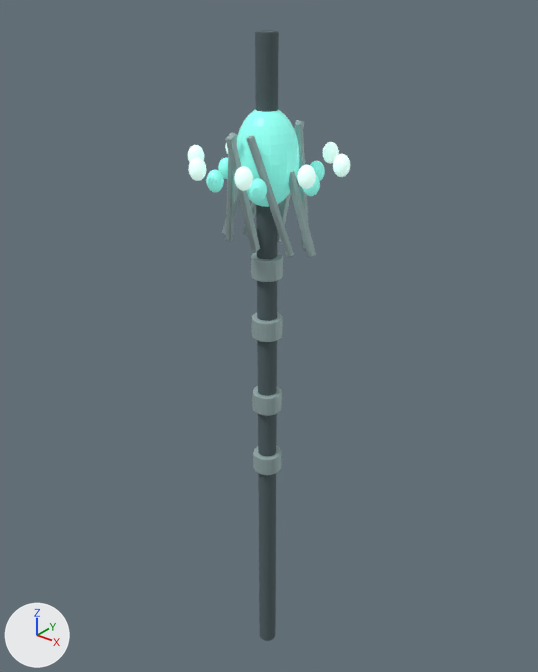
Two versions of the Blender file assets/models/source/staff-spirit-master.blend, one commit apart.
The view is the same before and after, from a camera (50 mm lens) standing at (1.8, -2.23, 1.58) and looking at (-0.06, 0.09, 0.14). Every picture has the same lights, and +X, +Y and +Z are marked at lower left. The picture after the commit comes second.

The scene before the commit, as lines of its bpy script (objects in view):
```python
ob_band_0_24 = bpy.data.objects.new('band-0.24', me_band_0_24)
ob_band_0_24.location = (0.0, 0.0, 0.24)
ob_band_0_51 = bpy.data.objects.new('band-0.51', me_band_0_51)
ob_band_0_51.location = (0.0, 0.0, 0.51)
ob_band__0_44 = bpy.data.objects.new('band--0.44', me_band__0_44)
ob_band__0_44.location = (0.0, 0.0, -0.44)
ob_reliquary = bpy.data.objects.new('reliquary', me_reliquary)
ob_reliquary.location = (0.0, 0.0, 0.95)
ob_reliquary_rib_0 = bpy.data.objects.new('reliquary-rib-0', me_reliquary_rib_0)
ob_reliquary_rib_0.location = (0.14, 0.0, 0.83)
ob_reliquary_rib_1 = bpy.data.objects.new('reliquary-rib-1', me_reliquary_rib_1)
ob_reliquary_rib_1.location = (0.099, -0.099, 0.83)
ob_reliquary_rib_2 = bpy.data.objects.new('reliquary-rib-2', me_reliquary_rib_2)
ob_reliquary_rib_2.location = (0.0, -0.14, 0.83)
ob_reliquary_rib_3 = bpy.data.objects.new('reliquary-rib-3', me_reliquary_rib_3)
ob_reliquary_rib_3.location = (-0.099, -0.099, 0.83)
ob_shaft = bpy.data.objects.new('shaft', me_shaft)
ob_shaft.location = (0.0, 0.0, -0.08)
```
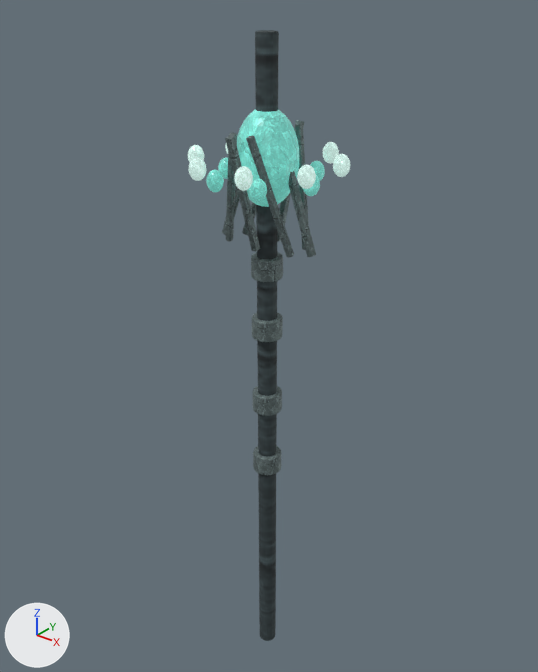
Boxes [x1, y1, x2, y2] around the edits, measured in the pictures (538 x 672 px):
'shaft', surface changed
    both: [255, 30, 279, 641]
'reliquary', surface changed
    both: [237, 110, 299, 207]
'reliquary-rib-1', surface changed (darker)
    both: [246, 136, 294, 257]
'reliquary-rib-2', surface changed (darker)
    both: [225, 135, 260, 252]
'band-0.51', surface changed (light grey to grey)
    both: [251, 252, 283, 282]
'reliquary-rib-0', surface changed (darker)
    both: [288, 171, 316, 257]
'band-0.24', surface changed (light grey to grey)
    both: [252, 312, 283, 342]
'band--0.12', surface changed (light grey to grey)
    both: [253, 386, 282, 416]
'reliquary-rib-3', surface changed (darker)
    both: [226, 132, 237, 242]
'band--0.44', surface changed (light grey to grey)
    both: [253, 446, 281, 475]
'reliquary-rib-7', surface changed (darker)
    both: [295, 125, 309, 250]
'echo-1-1', surface changed
    both: [234, 166, 253, 191]
'echo-1-0', surface changed
    both: [297, 165, 316, 189]
'echo-1-2', surface changed
    both: [188, 157, 206, 181]
'echo-0-1', surface changed
    both: [249, 178, 267, 202]
'echo-1-7', surface changed
    both: [333, 154, 350, 177]
'echo-0-2', surface changed
    both: [206, 170, 224, 192]
'echo-1-6', surface changed
    both: [323, 142, 339, 164]
'reliquary-rib-6', surface changed
    both: [278, 120, 304, 241]
'echo-1-3', surface changed
    both: [188, 145, 204, 162]
'echo-0-5', surface changed
    both: [310, 161, 325, 181]
'echo-0-3', surface changed
    both: [218, 157, 228, 179]
'echo-0-0', surface changed
    both: [303, 175, 320, 196]
'reliquary-rib-4', surface changed
    both: [222, 184, 240, 235]
'reliquary-rib-5', surface changed
    both: [242, 202, 256, 235]
'echo-1-4', surface changed
    both: [225, 144, 228, 154]

Diff of the bpy script that builds the scene:
```diff
--- a/assets/models/source/staff-spirit-master.blend.py
+++ b/assets/models/source/staff-spirit-master.blend.py
@@ mat_magenheim_spirit_dark_wood @@
 n0 = _N.new('ShaderNodeBsdfPrincipled'); n0.name = 'Principled BSDF'
-n0.inputs[0].default_value = (0.08, 0.12, 0.13, 1.0)  # 'Base Color', greyish cyan #506165
 n0.inputs[2].default_value = 0.78  # 'Roughness'
 n1 = _N.new('ShaderNodeOutputMaterial'); n1.name = 'Material Output'
+n2 = _N.new('ShaderNodeTexImage'); n2.name = 'Image Texture'
+n2.image = img_magenheim_authored_surface_timber_authored
+n3 = _N.new('ShaderNodeMixRGB'); n3.name = 'Mix (Legacy)'
+n3.blend_type = 'MULTIPLY'
+n3.inputs[0].default_value = 1.0  # 'Factor'
+n3.inputs[2].default_value = (0.08, 0.12, 0.13, 1.0)  # 'Color2', greyish cyan #506165
 _L.new(n0.outputs[0], n1.inputs[0])  # 'BSDF' to 'Surface'
+_L.new(n2.outputs[0], n3.inputs[1])  # 'Color' to 'Color1'
+_L.new(n3.outputs[0], n0.inputs[0])  # 'Color' to 'Base Color'
@@ mat_magenheim_spirit_silver @@
 n0 = _N.new('ShaderNodeBsdfPrincipled'); n0.name = 'Principled BSDF'
-n0.inputs[0].default_value = (0.42, 0.55, 0.55, 1.0)  # 'Base Color', light grey #adc4c4
 n0.inputs[1].default_value = 0.56  # 'Metallic'
@@ mat_magenheim_spirit_silver @@
 n1 = _N.new('ShaderNodeOutputMaterial'); n1.name = 'Material Output'
+n2 = _N.new('ShaderNodeTexImage'); n2.name = 'Image Texture'
+n2.image = img_magenheim_authored_surface_metal_authored
+n3 = _N.new('ShaderNodeMixRGB'); n3.name = 'Mix (Legacy)'
+n3.blend_type = 'MULTIPLY'
+n3.inputs[0].default_value = 1.0  # 'Factor'
+n3.inputs[2].default_value = (0.42, 0.55, 0.55, 1.0)  # 'Color2', light grey #adc4c4
 _L.new(n0.outputs[0], n1.inputs[0])  # 'BSDF' to 'Surface'
+_L.new(n2.outputs[0], n3.inputs[1])  # 'Color' to 'Color1'
+_L.new(n3.outputs[0], n0.inputs[0])  # 'Color' to 'Base Color'
@@ mat_magenheim_spirit_spirit_crystal @@
 n0 = _N.new('ShaderNodeBsdfPrincipled'); n0.name = 'Principled BSDF'
-n0.inputs[0].default_value = (0.24, 0.88, 0.76, 1.0)  # 'Base Color', cyan #86f1e2
 n0.inputs[1].default_value = 0.01  # 'Metallic'
@@ mat_magenheim_spirit_spirit_crystal @@
 n1 = _N.new('ShaderNodeOutputMaterial'); n1.name = 'Material Output'
+n2 = _N.new('ShaderNodeTexImage'); n2.name = 'Image Texture'
+n2.image = img_magenheim_authored_surface_crystal_authored
+n3 = _N.new('ShaderNodeMixRGB'); n3.name = 'Mix (Legacy)'
+n3.blend_type = 'MULTIPLY'
+n3.inputs[0].default_value = 1.0  # 'Factor'
+n3.inputs[2].default_value = (0.24, 0.88, 0.76, 1.0)  # 'Color2', cyan #86f1e2
 _L.new(n0.outputs[0], n1.inputs[0])  # 'BSDF' to 'Surface'
+_L.new(n2.outputs[0], n3.inputs[1])  # 'Color' to 'Color1'
+_L.new(n3.outputs[0], n0.inputs[0])  # 'Color' to 'Base Color'
@@ mat_magenheim_spirit_spirit_pale_crystal @@
 n0 = _N.new('ShaderNodeBsdfPrincipled'); n0.name = 'Principled BSDF'
-n0.inputs[0].default_value = (0.72, 1.0, 0.92, 1.0)  # 'Base Color', pale green #ddfff6
 n0.inputs[1].default_value = 0.01  # 'Metallic'
@@ mat_magenheim_spirit_spirit_pale_crystal @@
 n1 = _N.new('ShaderNodeOutputMaterial'); n1.name = 'Material Output'
+n2 = _N.new('ShaderNodeTexImage'); n2.name = 'Image Texture'
+n2.image = img_magenheim_authored_surface_crystal_authored
+n3 = _N.new('ShaderNodeMixRGB'); n3.name = 'Mix (Legacy)'
+n3.blend_type = 'MULTIPLY'
+n3.inputs[0].default_value = 1.0  # 'Factor'
+n3.inputs[2].default_value = (0.72, 1.0, 0.92, 1.0)  # 'Color2', pale green #ddfff6
 _L.new(n0.outputs[0], n1.inputs[0])  # 'BSDF' to 'Surface'
+_L.new(n2.outputs[0], n3.inputs[1])  # 'Color' to 'Color1'
+_L.new(n3.outputs[0], n0.inputs[0])  # 'Color' to 'Base Color'
```
